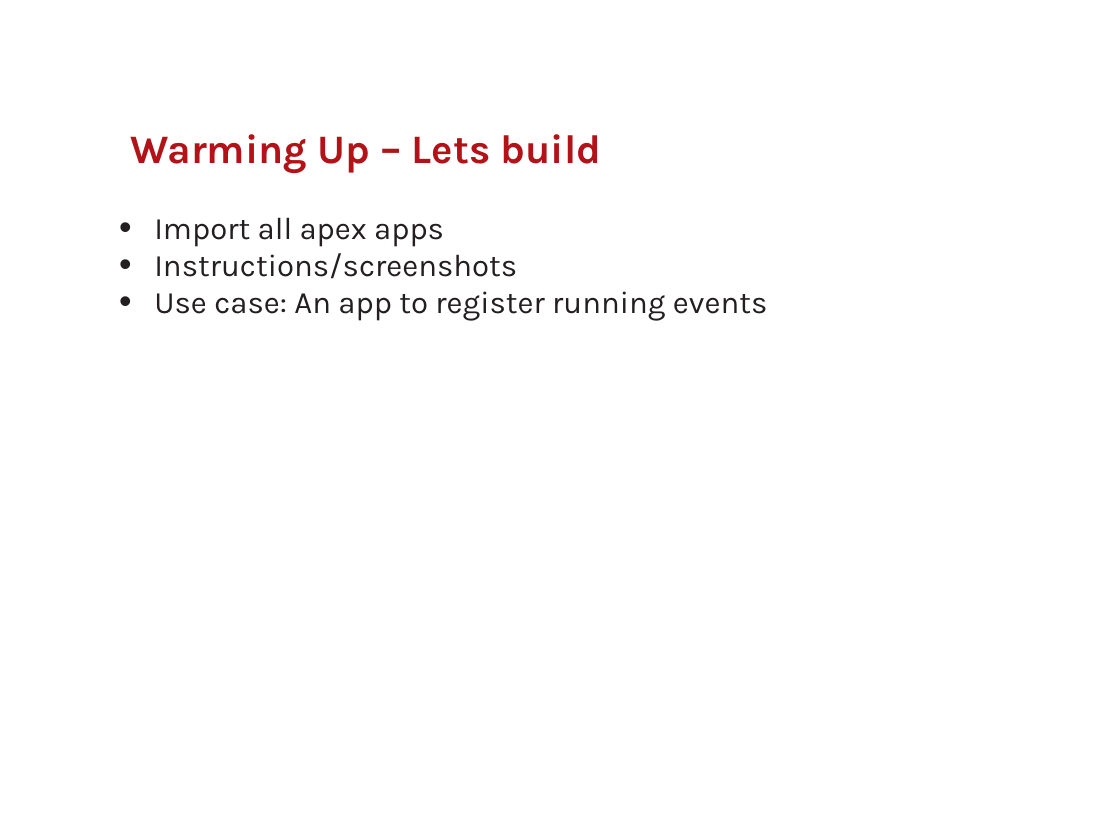
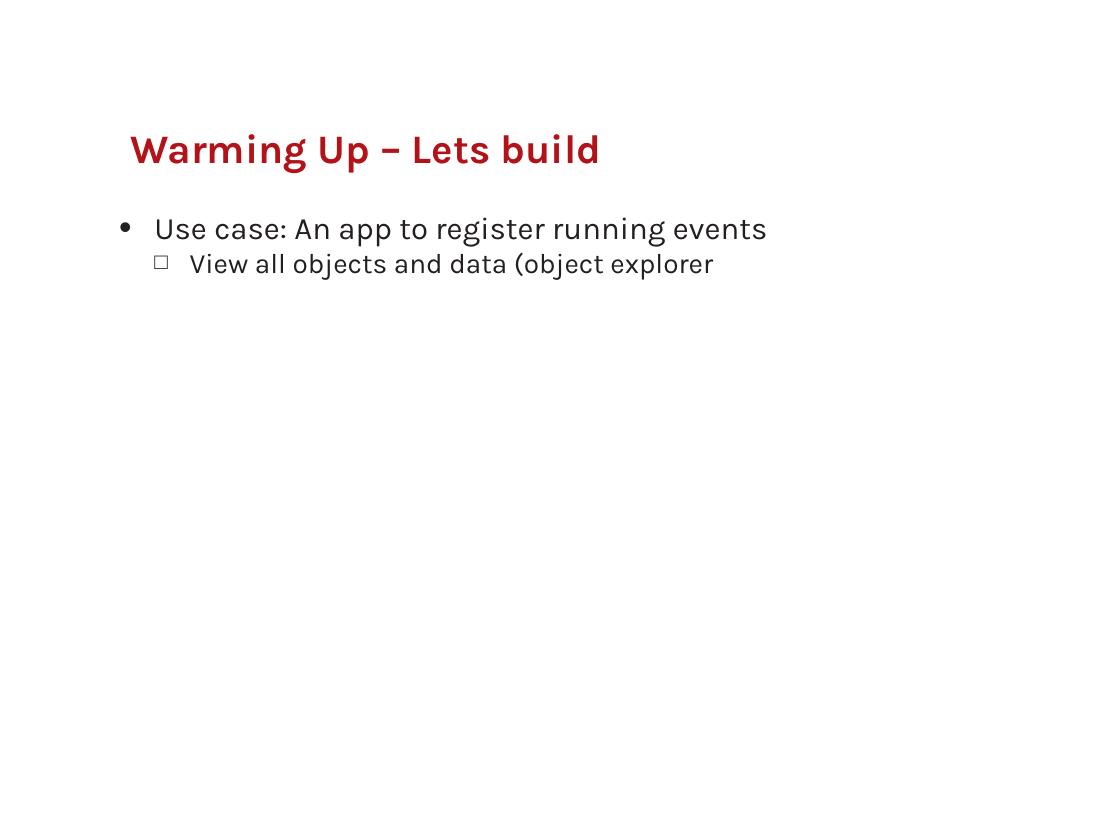
Before and after one commit to SullivanC137/Apex-Workshops, a slide deck: slide 6 of Going the distance/goingTheDistance.pptx. Drawn at 1120x840 pixels with LibreOffice and Linux fonts; fonts in the diff are those of the drawing; background and template pictures are left out. Boxes give left, top, right and bottom in pixels: in the first picture for what was removed or moved away, otherwise in the second. Text is boxed around its words. In the diff, an @@ line names an element or a change of style, - is before the commit and + after.

Commit message:
Added instructions and app

```diff
--- a/Going the distance/goingTheDistance.pptx
+++ b/Going the distance/goingTheDistance.pptx
@@ text at [154, 217, 517, 279]: paragraphs removed @@
-• Import all apex apps
-• Instructions/screenshots
@@ text at [190, 253, 713, 280]: paragraph added @@
+  □ View all objects and data (object explorer
```
Also in this commit, not shown: 10 other slides changed, 6 other files.
